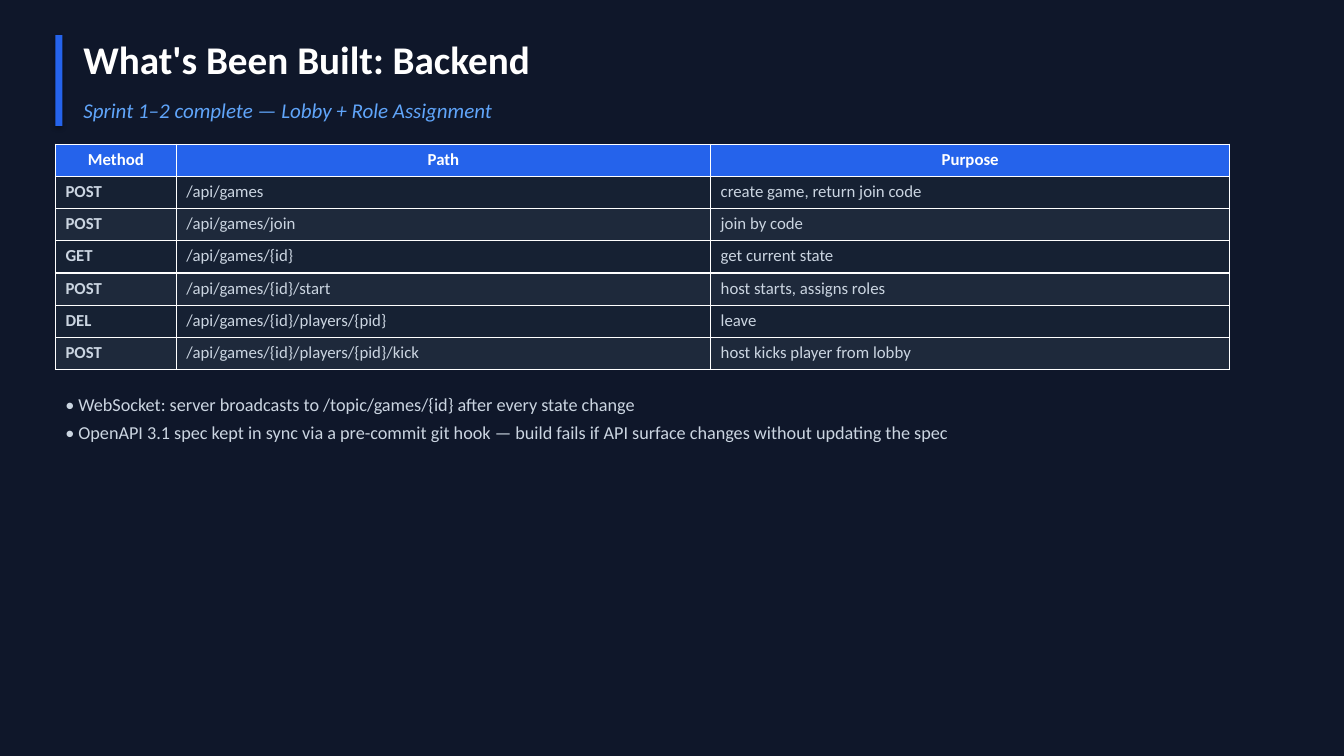
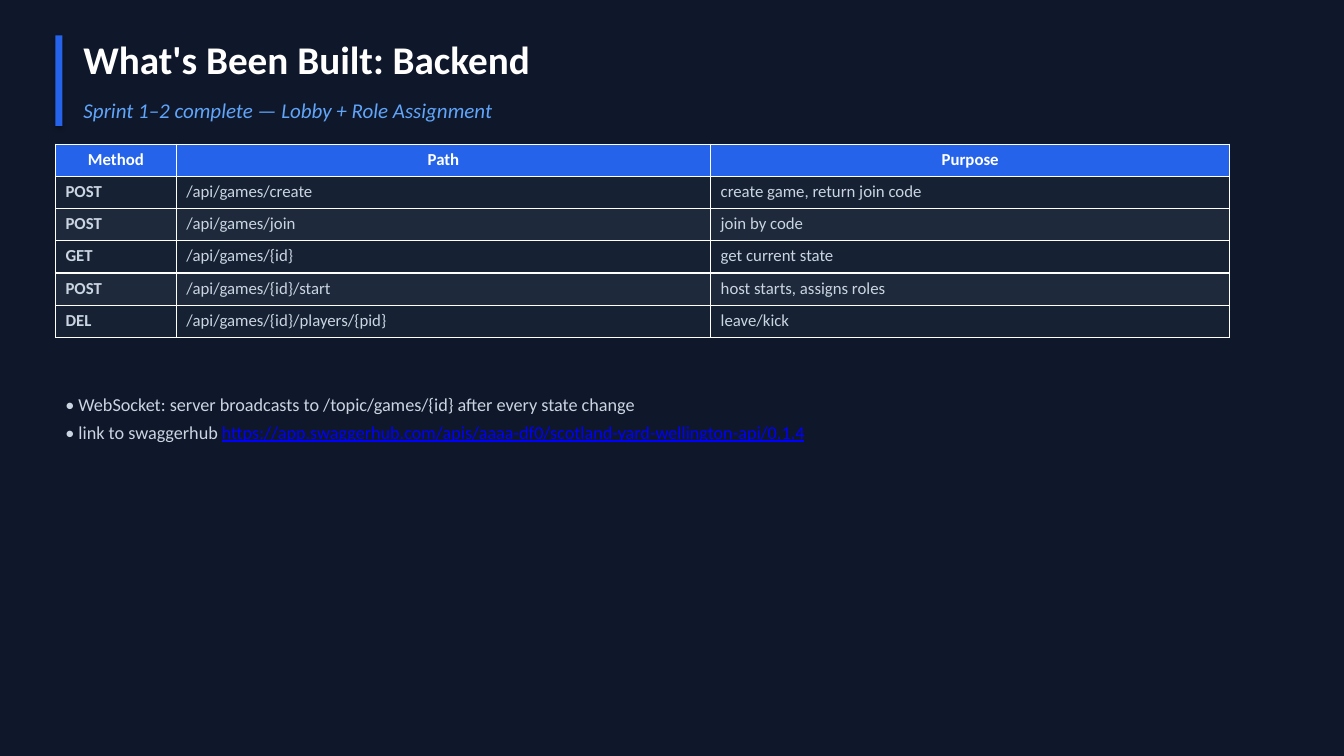
Before and after one commit to Ming-Bao/Scotland-Yard, a slide deck: slide 7 of documentation/presentation/presentation.pptx. Drawn at 1344x756 pixels with LibreOffice and Linux fonts; fonts in the diff are those of the drawing. Boxes give left, top, right and bottom in pixels: in the first picture for what was removed or moved away, otherwise in the second. Text is boxed around its words. In the diff, an @@ line names an element or a change of style, - is before the commit and + after.

```diff
--- a/documentation/presentation/presentation.pptx
+++ b/documentation/presentation/presentation.pptx
@@ table at (55,144,1230,370) @@
-row 2, column 2: /api/games
+row 2, column 2: /api/games/create
-row 6: DEL | /api/games/{id}/players/{pid} | leave
-row 7: POST | /api/games/{id}/players/{pid}/kick | host kicks player from lobby
+row 6: DEL | /api/games/{id}/players/{pid} | leave/kick
@@ text removed at (78,426,947,442) @@
-• OpenAPI 3.1 spec kept in sync via a pre-commit git hook — build fails if API surface changes without updating the spec
@@ text added at (78,426,805,442), 13 pt, text #0000FF, underline @@
+• link to swaggerhub https://app.swaggerhub.com/apis/aaaa-df0/scotland-yard-wellington-api/0.1.4
```
Also in this commit, not shown: 3 other slides changed, 1 slide added, 2 slides removed, 6 other files.
